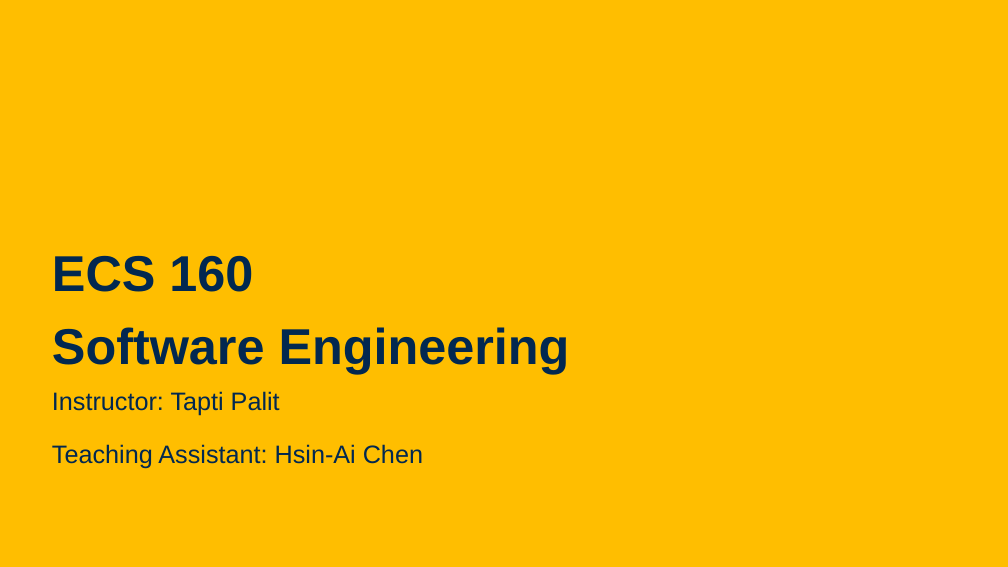
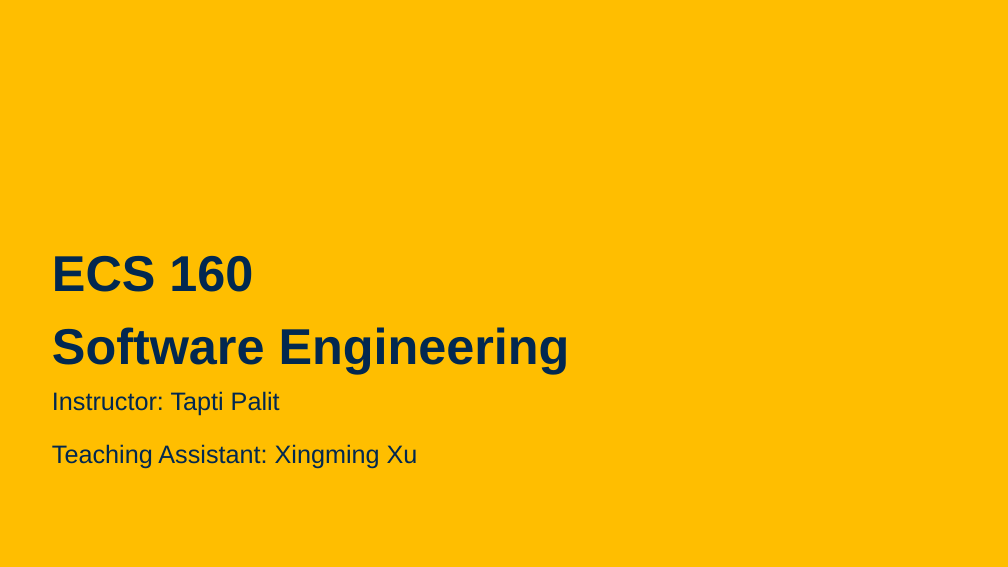
Before and after one commit to davsec-teaching/ecs160-f25, a slide deck: slide 1 of slides/1_logistics_and_course_introduction.pptx. Drawn at 1008x567 pixels with LibreOffice and Linux fonts; fonts in the diff are those of the drawing; background and template pictures are left out. Boxes give left, top, right and bottom in pixels: in the first picture for what was removed or moved away, otherwise in the second. Text is boxed around its words. In the diff, an @@ line names an element or a change of style, - is before the commit and + after.

```diff
--- a/slides/1_logistics_and_course_introduction.pptx
+++ b/slides/1_logistics_and_course_introduction.pptx
@@ text at (x1=52, y1=444, x2=418, y2=469): text changed @@
-Teaching Assistant: Hsin-Ai Chen
+Teaching Assistant: Xingming Xu
```
Also in this commit, not shown: 10 other slides changed, 12 slides added.
